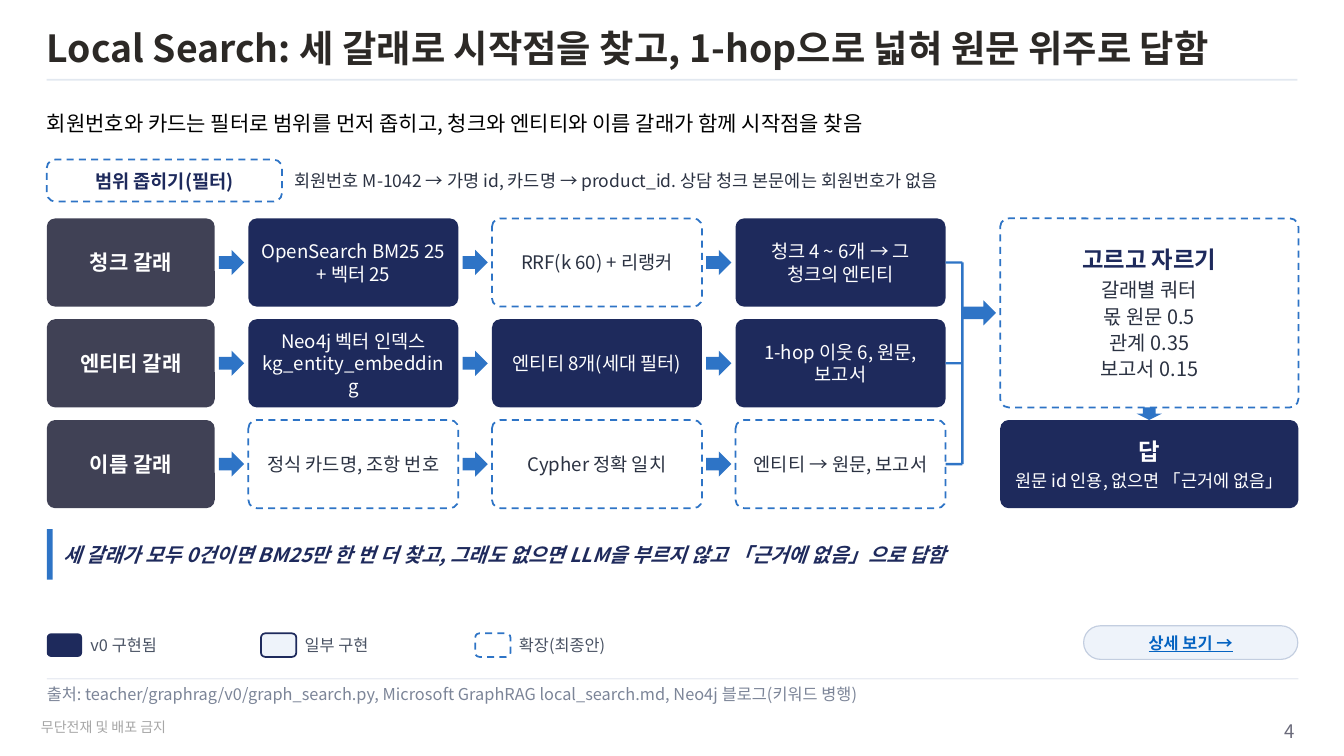
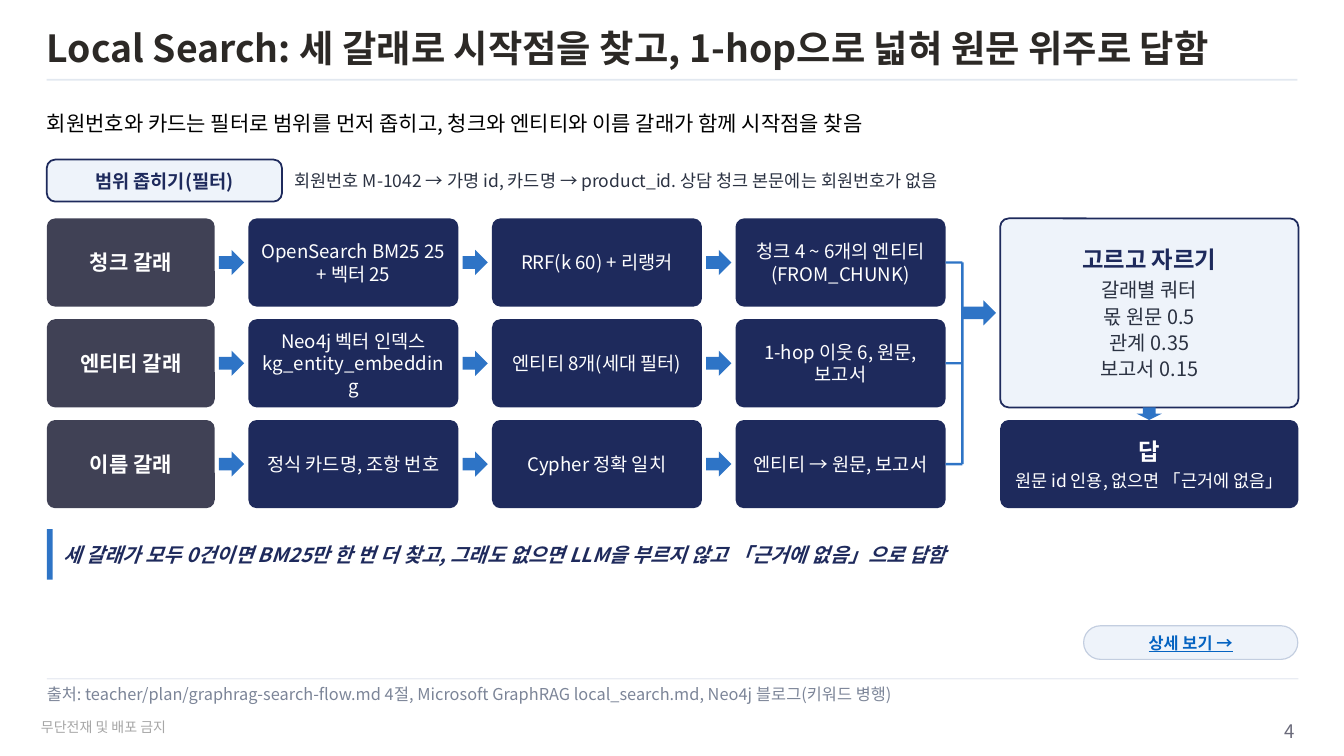
Before and after one commit to unicorn-campus/hybrid-ai, a slide deck: slide 4 of teacher/plan/graphrag-search-flow.pptx. Drawn at 1344x756 pixels with LibreOffice and Linux fonts; fonts in the diff are those of the drawing. Boxes give left, top, right and bottom in pixels: in the first picture for what was removed or moved away, otherwise in the second. Text is boxed around its words. In the diff, an @@ line names an element or a change of style, - is before the commit and + after.

```diff
--- a/teacher/plan/graphrag-search-flow.pptx
+++ b/teacher/plan/graphrag-search-flow.pptx
@@ rounded rectangle "범위 좁히기(필터)" at (47,160,282,202): fill #FFFFFF to #EEF3FA; outline #2E74C6 1.5 pt dashed to #1E2A5C 1.5 pt @@
@@ rounded rectangle "고르고 자르기" at (1000,218,1299,407): fill #FFFFFF to #EEF3FA; outline #2E74C6 1.5 pt dashed to #1E2A5C 1.5 pt @@
@@ text in rounded rectangle at (757,242,924,285): text changed @@
-청크 4 ~ 6개 → 그 청크의 엔티티
+청크 4 ~ 6개의 엔티티(FROM_CHUNK)
@@ text colour #2B3242 to #FFFFFF; fill #FFFFFF to #1E2A5C; outline #2E74C6 1.5 pt dashed to none in 4 elements at (492,218,702,307), (249,420,459,508), (492,420,702,508), (736,420,946,508) @@
@@ rounded rectangle removed at (47,633,82,657) @@
@@ text removed at (90,637,157,653) @@
-v0 구현됨
@@ rounded rectangle removed at (261,633,297,657) @@
@@ text removed at (305,637,368,653) @@
-일부 구현
@@ rounded rectangle removed at (475,633,511,657) @@
@@ text removed at (519,637,605,654) @@
-확장(최종안)
@@ text at (47,686,892,704): text changed @@
-출처: teacher/graphrag/v0/graph_search.py, Microsoft GraphRAG local_search.md, Neo4j 블로그(키워드 병행)
+출처: teacher/plan/graphrag-search-flow.md 4절, Microsoft GraphRAG local_search.md, Neo4j 블로그(키워드 병행)
```
Also in this commit, not shown: 10 other slides changed, 6 other files.
